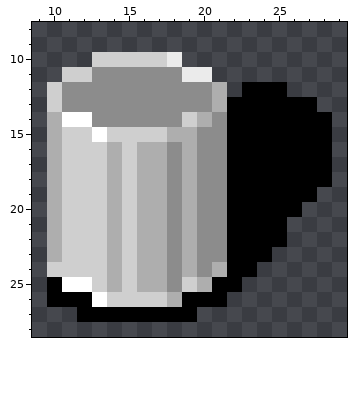
Pixel-art sprite, stored at Atlases/classic/tin.png. The first picture shows the starting point.
The file is 128x128 pixels, drawn in blocks of 4x4; one block is one cell here. Shown: x 9..29, y 8..28. The old version is drawn lined up with the new one.
Once edited:
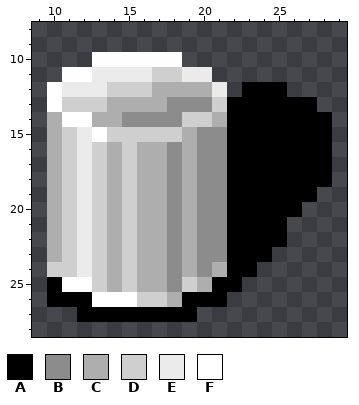
Palette (. is transparent): A #000000  B #8c8c8c  C #aeaeae  D #cfcfcf  E #ebebeb  F #ffffff
From old to new:
whole drawing moved by +2,+2 (the old picture is shown already moved)
Changed rows in their new state; - is an unchanged pixel.
first column x 10:
10 ---FFFFFF---
11 -FFEEEEDD---
12 FEEEDDDCCCCE
13 FDDDCCCC---D
14 ---CC-----DC
15 --E-----D---
16 --E---------
17 --E---------
18 --E---------
19 --E---------
20 --E---------
21 --E---------
22 --E---------
23 --E---------
24 --E---------
26 ----FF------
Changed places in both pictures, as pixel boxes (x1, y1, x2, y2):
changed: (47, 52, 227, 307)
